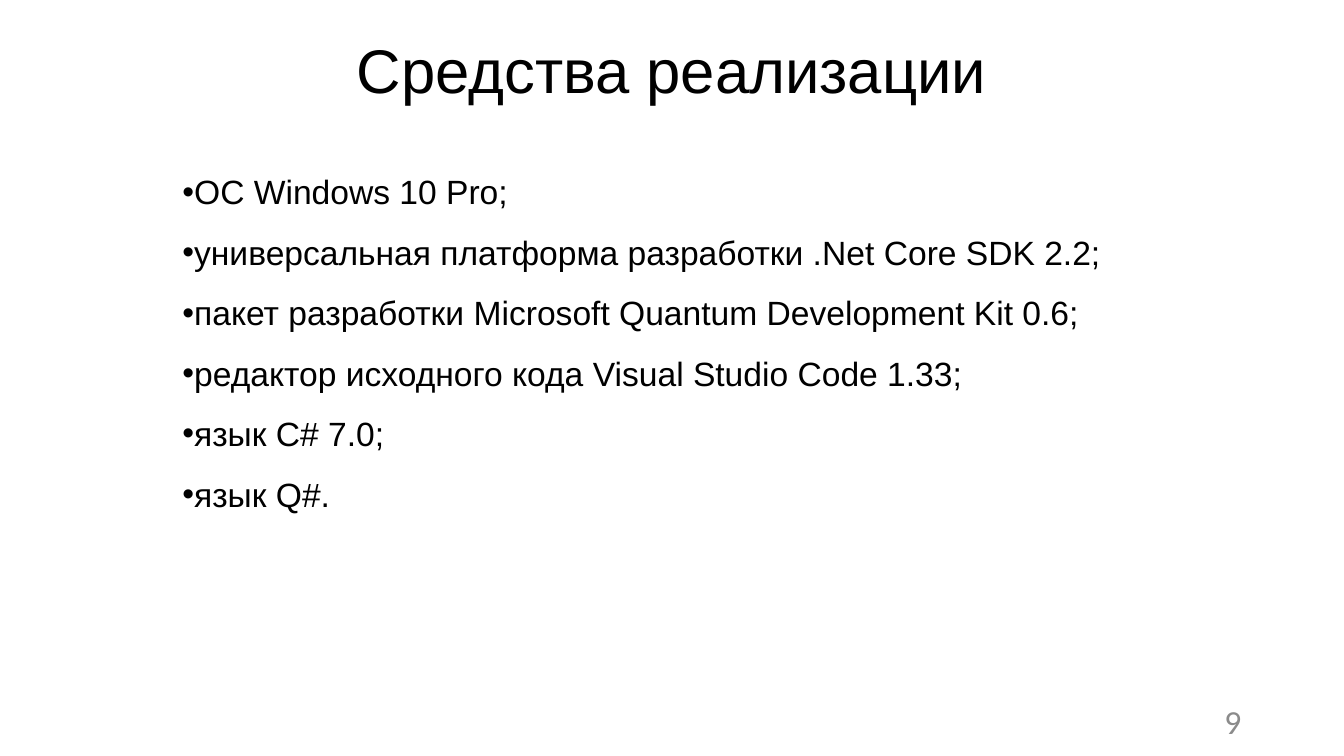
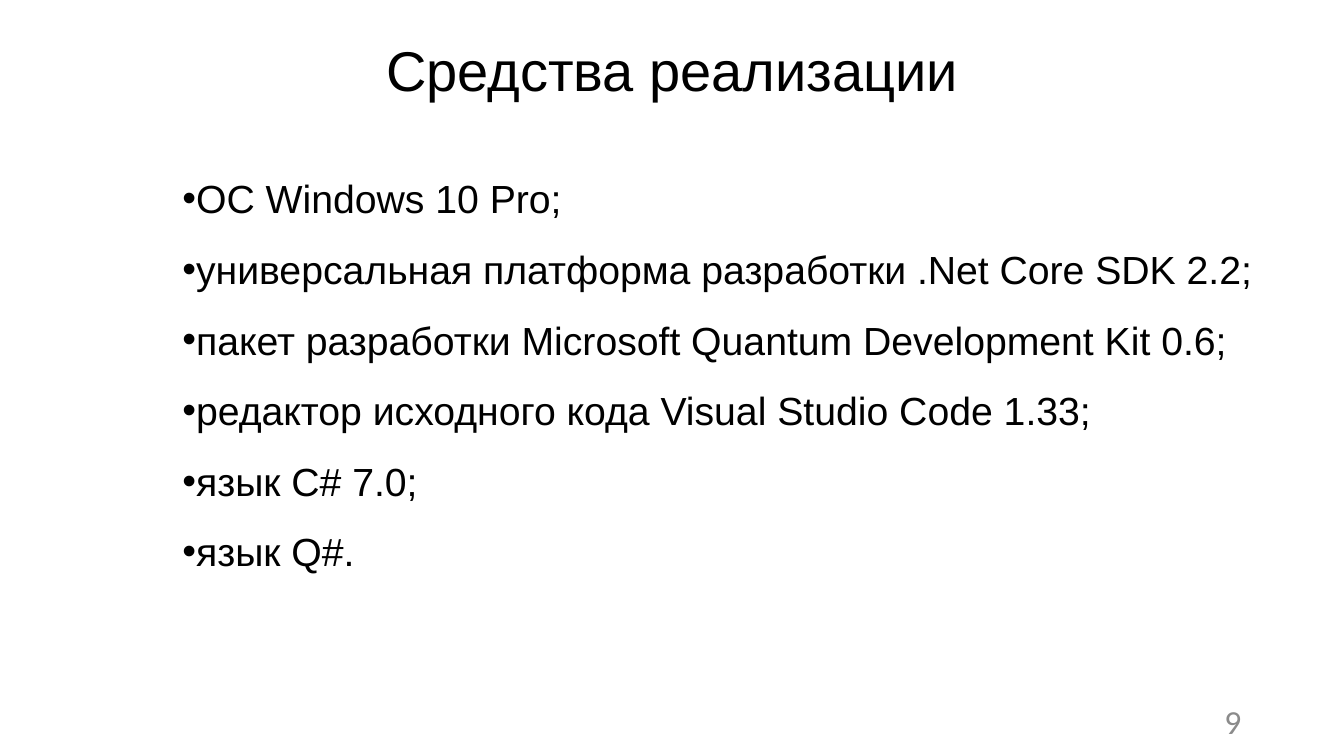
Before and after one commit to R0manych/Diploma2019, a slide deck: slide 9 of Черниговских 2к 14гр.pptx. Drawn at 1344x756 pixels with LibreOffice and Linux fonts; fonts in the diff are those of the drawing. Boxes give left, top, right and bottom in pixels: in the first picture for what was removed or moved away, otherwise in the second. Text is boxed around its words. In the diff, an @@ line names an element or a change of style, - is before the commit and + after.

```diff
--- a/Черниговских 2к 14гр.pptx
+++ b/Черниговских 2к 14гр.pptx
@@ title "Средства реализации" at (386,52,958,101): size 44 to 40 pt @@
@@ text "ОС Windows 10 Pro;" at (182,184,1252,574): size 24 to 28 pt @@
```
Also in this commit, not shown: 17 other slides changed, 2 other files.
